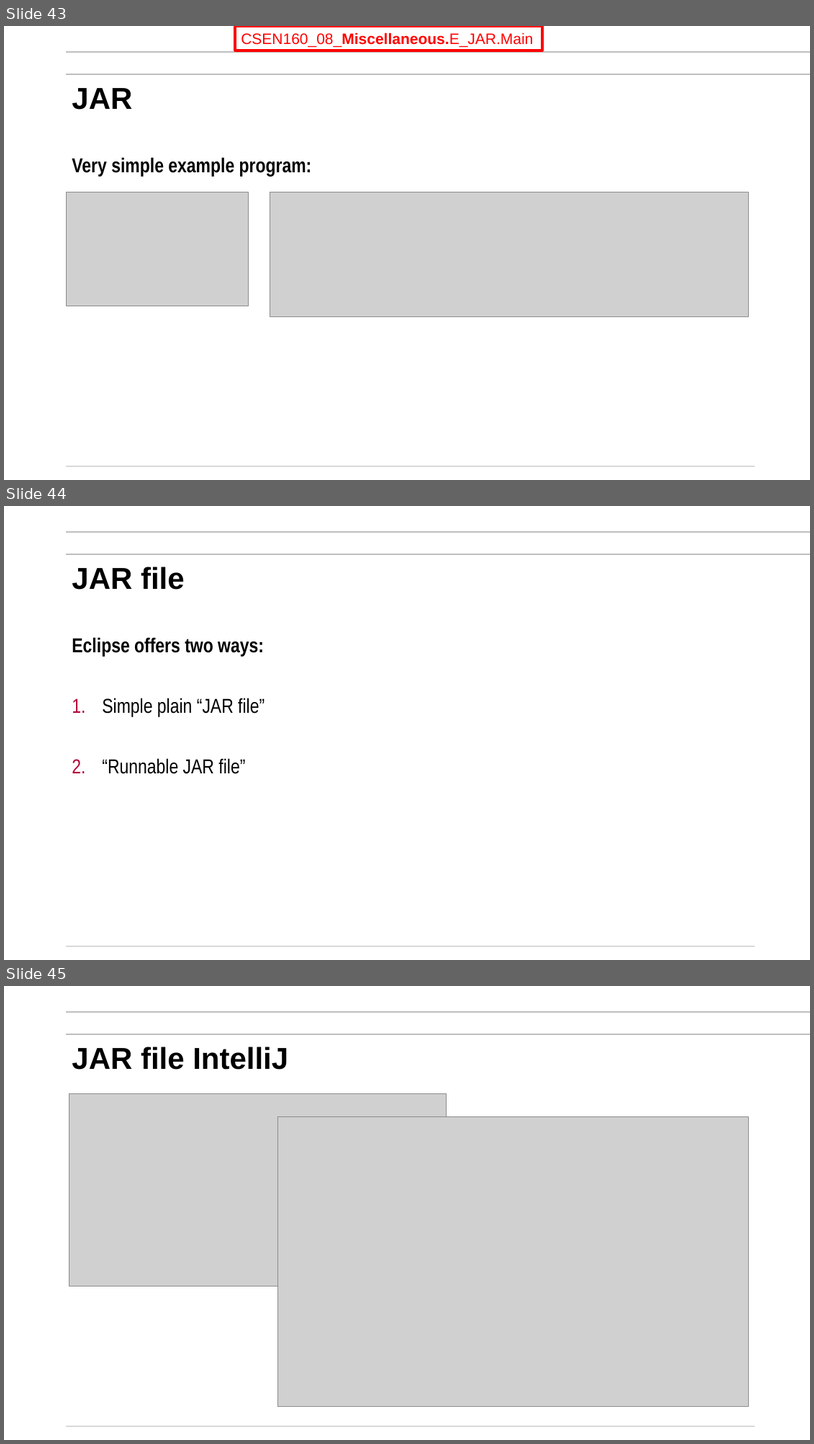
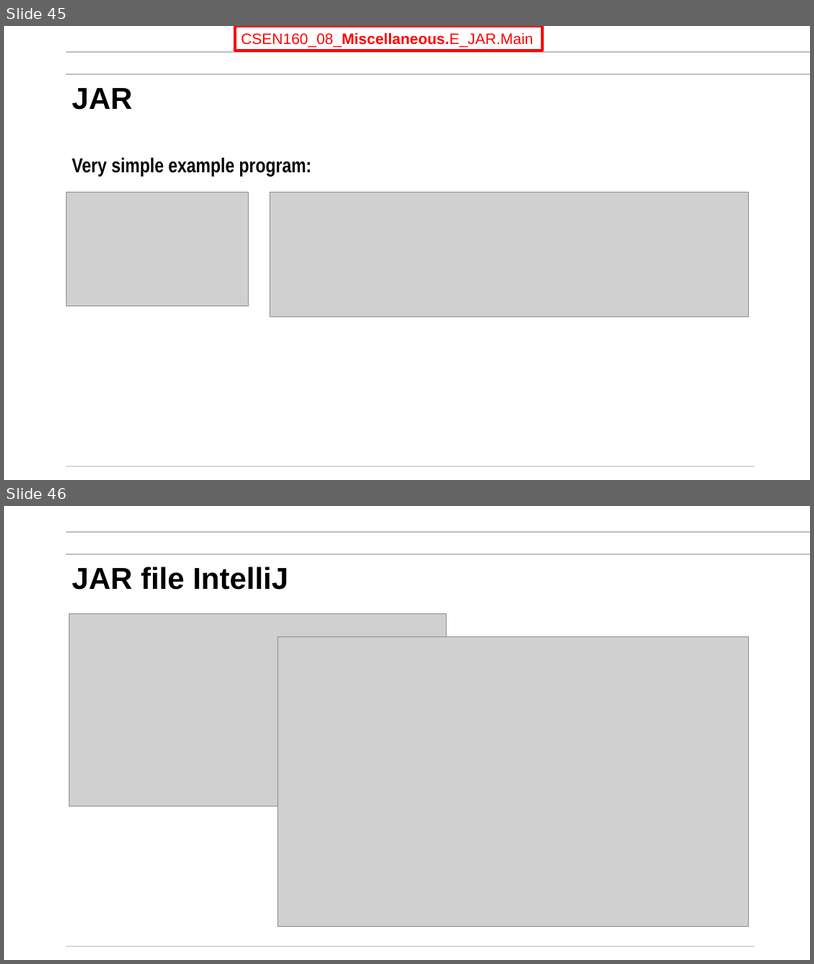
Before and after one commit to mikegrace2/CSEN160-Fall2026-Course-Website, a slide deck: lectures/Week07_Miscellaneuos/2_Annotations_Reflections_Lambda_Record_JAR_V4.pptx. Shown one above the other, each under a label of ours: slides 43, 44 and 45 before the commit, slides 45 and 46 after it. The pictures are 814x1444 and 814x964 pixels, drawn with LibreOffice and Linux fonts; fonts in the diff are those of the drawing; grey boxes stand for pictures; background and template pictures are left out. Boxes give left, top, right and bottom in pixels: in the first picture for what was removed or moved away, otherwise in the second. Text is boxed around its words. In the diff, an @@ line names an element or a change of style, - is before the commit and + after.

```diff
--- a/lectures/Week07_Miscellaneuos/2_Annotations_Reflections_Lambda_Record_JAR_V4.pptx
+++ b/lectures/Week07_Miscellaneuos/2_Annotations_Reflections_Lambda_Record_JAR_V4.pptx
@@ slide 44 removed at (x1=4, y1=506, x2=810, y2=960), background #FFFFFF; not listed: 3 template elements that a slide beside it also shows @@
@@ title removed at (x1=72, y1=566, x2=185, y2=590) @@
-JAR file
@@ text removed at (x1=72, y1=637, x2=265, y2=774) @@
-Eclipse offers two ways:
-1. Simple plain “JAR file”
-2. “Runnable JAR file”
@@ what was slide 43 is now slide 45 @@
@@ what was slide 45 is now slide 46 @@
```
Also in this commit, not shown: 1 slide changed, 2 slides added.
